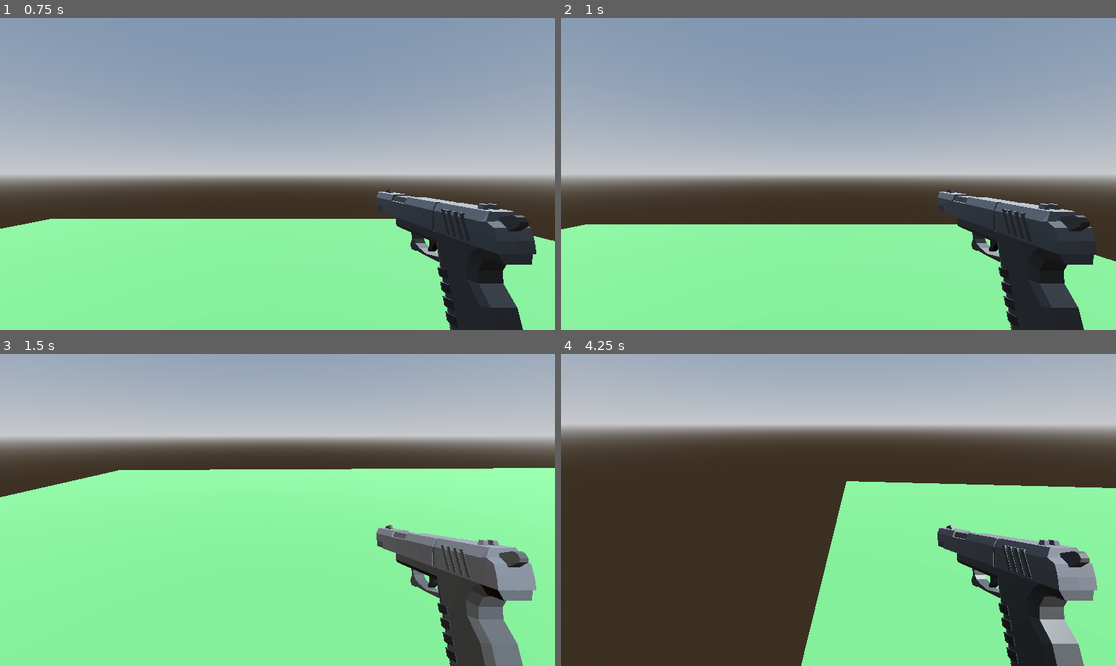
Above: before the commit, frames 1-4 (two rows, left to right).
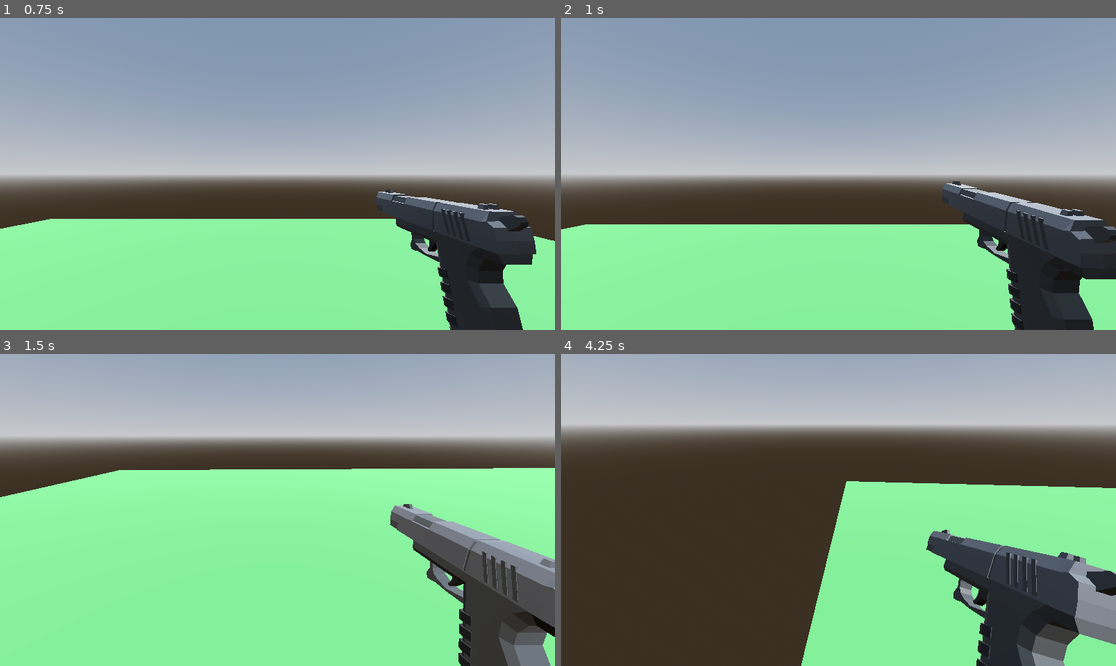
Above: after the commit, the same moments.

Repository: JunH0128/ShooterGame
Game: Godot game, scene res://Game.tscn
Two runs of this game, one before a commit and one after it. Both use one fixed random seed, a clock stepped at 60 frames per second and the inputs below.
Inputs (mouse positions are in pixels of both pictures, inside the frame that each line leads up to):
- Up to frame 1 (0.75 s): tap Enter (ui_accept) at 0.5 s; move the mouse to (399, 158) at 0.52 s; hold D (right) from 0.53 s (still down); hold Mouse wheel down (Weapon_Down) from 0.53 s (still down)
- Up to frame 2 (1 s): keep holding D (right); keep holding Mouse wheel down (Weapon_Down); tap Enter (ui_accept) at 0.77 s; click (960, 158) at 0.8 s
- Up to frame 3 (1.5 s): move the mouse to (249, 510) at 1.27 s; release D (right) at 1.28 s; release Mouse wheel down (Weapon_Down) at 1.28 s; hold W (up) from 1.28 s (still down); click (249, 510) at 1.35 s
- Up to frame 4 (4.25 s): keep holding W (up); tap Enter (ui_accept) at 1.52, 3.02, 3.77 s; tap Mouse wheel up (Weapon_Up, bound only after the commit) at 1.55, 3.8 s; move the mouse to (849, 503) at 2.02 s; hold Mouse wheel up (Weapon_Up, bound only after the commit) 2.03-2.78 s; tap Mouse wheel down (Weapon_Down) at 2.3, 2.85 s; move the mouse to (832, 516) at 2.77 s; click (832, 516) at 3.05 s; move the mouse to (877, 513) at 3.52 s; press the mouse at (877, 513) at 3.53 s; tap R (Reload) at 4.15 s

Frame 1 is identical in both runs. In frame 2, 3.0% of the frame differs, in the area x 67-100%, y 52-100%; in frame 3, 8.8%, in the area x 67-100%, y 48-100%; in frame 4, 7.5%.

Commit message:
working animation
got the animation working for shooting, reload, and got the switching weapons working

Diff:
--- a/shooter-game/Player.tscn
+++ b/shooter-game/Player.tscn
@@ -285,7 +285,7 @@
 
 [sub_resource type="Animation" id="Animation_l6ohk"]
 resource_name = "Rifle Activate"
-length = 0.5
+length = 0.3
 tracks/0/type = "value"
 tracks/0/imported = false
 tracks/0/enabled = true
@@ -293,7 +293,7 @@
 tracks/0/interp = 1
 tracks/0/loop_wrap = true
 tracks/0/keys = {
-"times": PackedFloat32Array(0, 0.1, 0.5),
+"times": PackedFloat32Array(0, 0.1, 0.3),
 "transitions": PackedFloat32Array(1, 1, 1),
 "update": 0,
 "values": [Vector3(0, -2.0322, 0.673079), Vector3(0.263734, -1.35592, -0.0204188), Vector3(0.659334, -0.341495, -1.06067)]
@@ -305,7 +305,7 @@
 tracks/1/interp = 1
 tracks/1/loop_wrap = true
 tracks/1/keys = {
-"times": PackedFloat32Array(0, 0.1, 0.5),
+"times": PackedFloat32Array(0, 0.1, 0.3),
 "transitions": PackedFloat32Array(1, 1, 1),
 "update": 0,
 "values": [Vector3(0, 0, 0), Vector3(0, 1.5708, 0), Vector3(0, 0, 0)]
@@ -473,3 +473,5 @@
 libraries = {
 &"": SubResource("AnimationLibrary_oudfo")
 }
+
+[connection signal="animation_finished" from="Neck/Camera3D/Weapon_Manager/FPS_Rig/AnimationPlayer" to="Neck/Camera3D/Weapon_Manager" method="_on_animation_player_animation_finished"]
--- a/shooter-game/project.godot
+++ b/shooter-game/project.godot
@@ -50,7 +50,7 @@
 "events": [Object(InputEventMouseButton,"resource_local_to_scene":false,"resource_name":"","device":-1,"window_id":0,"a …(257 unchanged characters)…
 ]
 }
-Weapon_UP={
+Weapon_Up={
 "deadzone": 0.2,
 "events": [Object(InputEventMouseButton,"resource_local_to_scene":false,"resource_name":"","device":-1,"window_id":0,"a …(256 unchanged characters)…
 ]
--- a/shooter-game/weapon_manager.gd
+++ b/shooter-game/weapon_manager.gd
@@ -5,6 +5,8 @@
 var Current_Weapon = null
 
 var Weapon_Stack = []
+
+var Weapon_Indicator = 0
 
 var Next_Weapon: String
 
@@ -17,10 +19,20 @@
 func _ready():
 	Initialize(Start_Weapons) #enter the state machine
 
-#func _input(event):
-	#if event.is_action_pressed("Weapon_Up"):
-		#Weapon_Indicator = min(Weapon_Indicator+1, Weapon_Stack.size()-1)
-		#exit(Weapon_Stack[Weapon_Indicator])
+func _input(event):
+	if event.is_action_pressed("Weapon_Up"):
+		Weapon_Indicator = min(Weapon_Indicator+1, Weapon_Stack.size()-1)
+		exit(Weapon_Stack[Weapon_Indicator])
+
+	if event.is_action_pressed("Weapon_Down"):
+		Weapon_Indicator = max(Weapon_Indicator-1,0)
+		exit(Weapon_Stack[Weapon_Indicator])
+
+	if event.is_action_pressed("shoot"):
+		shoot()
+
+	if event.is_action_pressed("Reload"):
+		reload()
 
 func Initialize(_start_weapons: Array):
 	for weapon in _weapon_resource:
@@ -37,7 +49,23 @@
 
 func exit(_next_weapon: String):
 	#in order to change weapons first call exit
-	pass
+	if _next_weapon != Current_Weapon.Weapon_Name:
+		if Animation_Player.get_current_animation() != Current_Weapon.Deactivate_Anim:
+			Animation_Player.play(Current_Weapon.Deactivate_Anim)
+			Next_Weapon = _next_weapon
 
-func Change_Weapon():
-	pass
+func Change_Weapon(weapon_name: String):
+	Current_Weapon = Weapon_List[weapon_name]
+	Next_Weapon = ""
+	enter()
+
+
+func _on_animation_player_animation_finished(anim_name) -> void:
+	if anim_name == Current_Weapon.Deactivate_Anim:
+		Change_Weapon(Next_Weapon)
+
+func shoot():
+	Animation_Player.play(Current_Weapon.Shoot_Anim)
+
+func reload():
+	Animation_Player.play(Current_Weapon.Reload_Anim)
